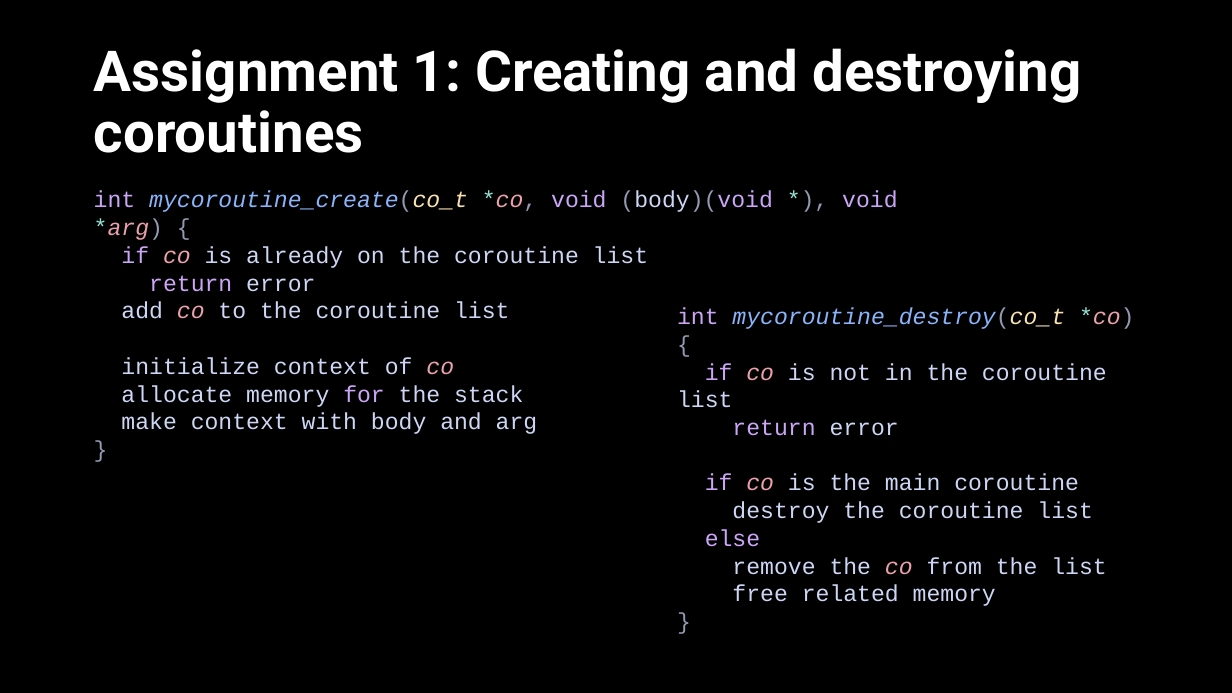
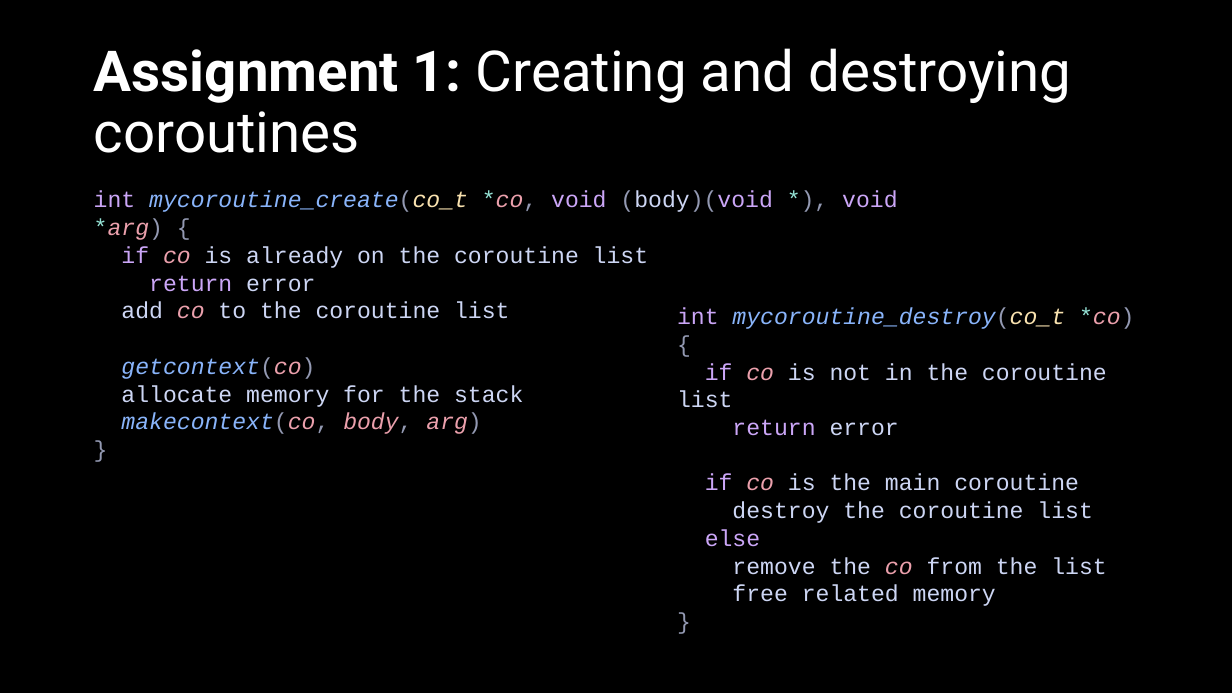
Before and after one commit to ACrispyCookie/ECE321-Concurrent-Programming, a slide deck: slide 5 of Project4/G9-4.pptx. Drawn at 1232x693 pixels with LibreOffice and Linux fonts; fonts in the diff are those of the drawing. Boxes give left, top, right and bottom in pixels: in the first picture for what was removed or moved away, otherwise in the second. Text is boxed around its words. In the diff, an @@ line names an element or a change of style, - is before the commit and + after.

```diff
--- a/Project4/G9-4.pptx
+++ b/Project4/G9-4.pptx
@@ title "Assignment 1: Creating and destroying ..." at (94,48,1071,153): bold off in "Creating and destroying coroutines" @@
@@ text at (121,357,315,379): text changed; text colour #CDD6F4 to #89B4FA; italic on @@
-initialize context of co
+getcontext(co)
@@ text at (121,385,523,407): text colour #CBA6F7 to #CDD6F4 in "for" @@
@@ text at (121,413,481,434): text changed; text colour #CDD6F4 to #89B4FA; italic on @@
-make context with body and arg
+makecontext(co, body, arg)
```
Also in this commit, not shown: 5 other slides changed, 27 slides added, 6 other files.
